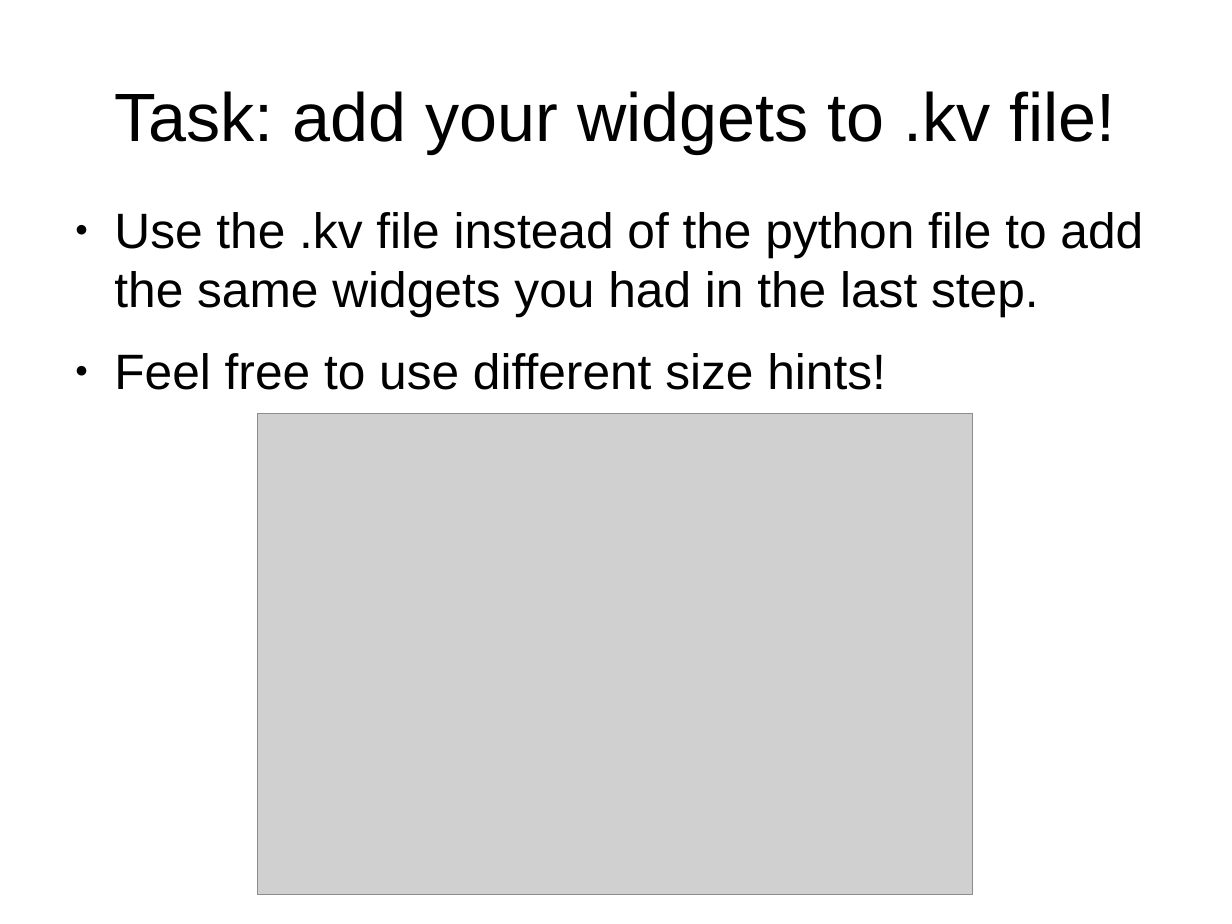
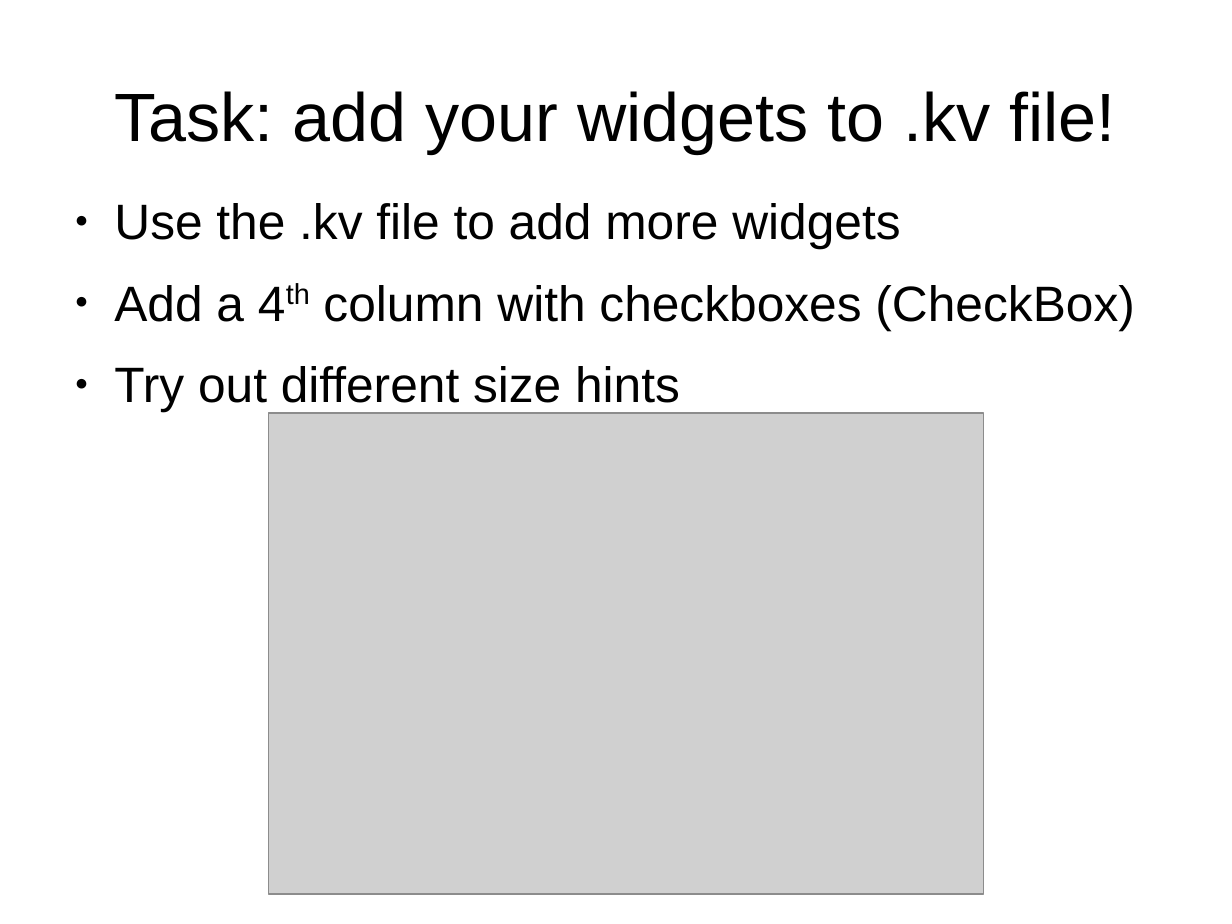
Before and after one commit to adasilva/intro_kivy, a slide deck: slide 21 of intro_kivy.odp. Drawn at 1232x924 pixels with LibreOffice and Linux fonts; fonts in the diff are those of the drawing; grey boxes stand for pictures. Boxes give left, top, right and bottom in pixels: in the first picture for what was removed or moved away, otherwise in the second. Text is boxed around its words. In the diff, an @@ line names an element or a change of style, - is before the commit and + after.

Commit message:
revised slides

```diff
--- a/intro_kivy.odp
+++ b/intro_kivy.odp
@@ text at bbox=[114, 203, 1134, 412]: text changed @@
-● Use the .kv file instead of the python file to add the same widgets you had in the last step.
-● Feel free to use different size hints!
+● Use the .kv file to add more widgets
+● Add a 4th column with checkboxes (CheckBox)
+● Try out different size hints
@@ picture: place and size @@
-picture at bbox=[258, 414, 974, 894]
+picture at bbox=[268, 414, 984, 894]
```
Also in this commit, not shown: 5 other slides changed, 1 slide added, 1 slide removed.
